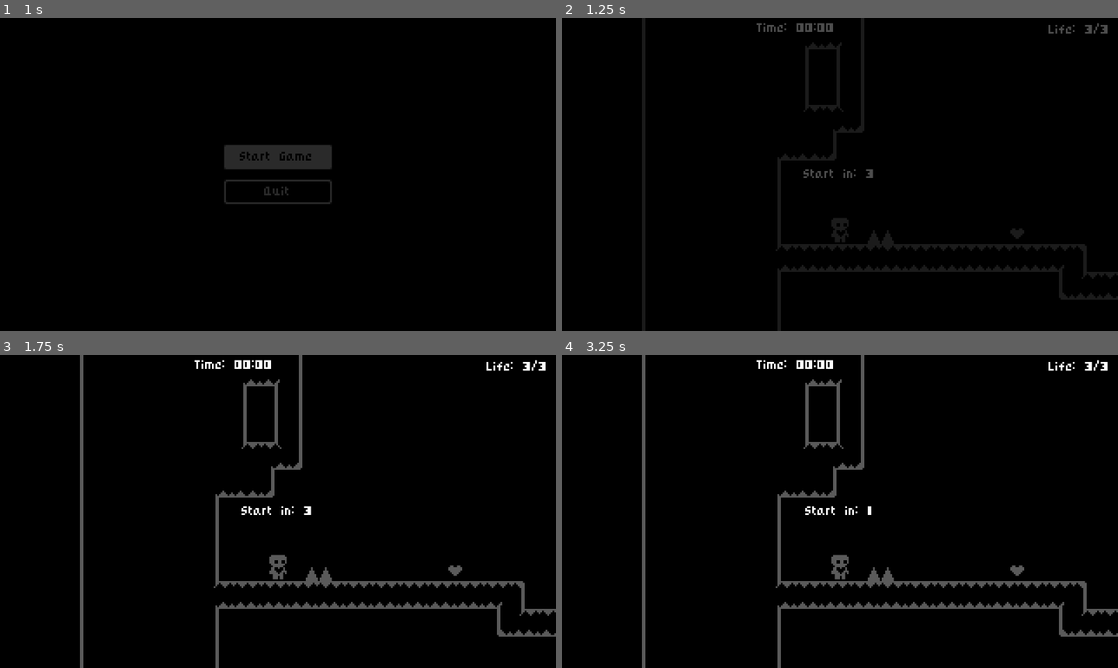
Above: before the commit, frames 1-4 (two rows, left to right).
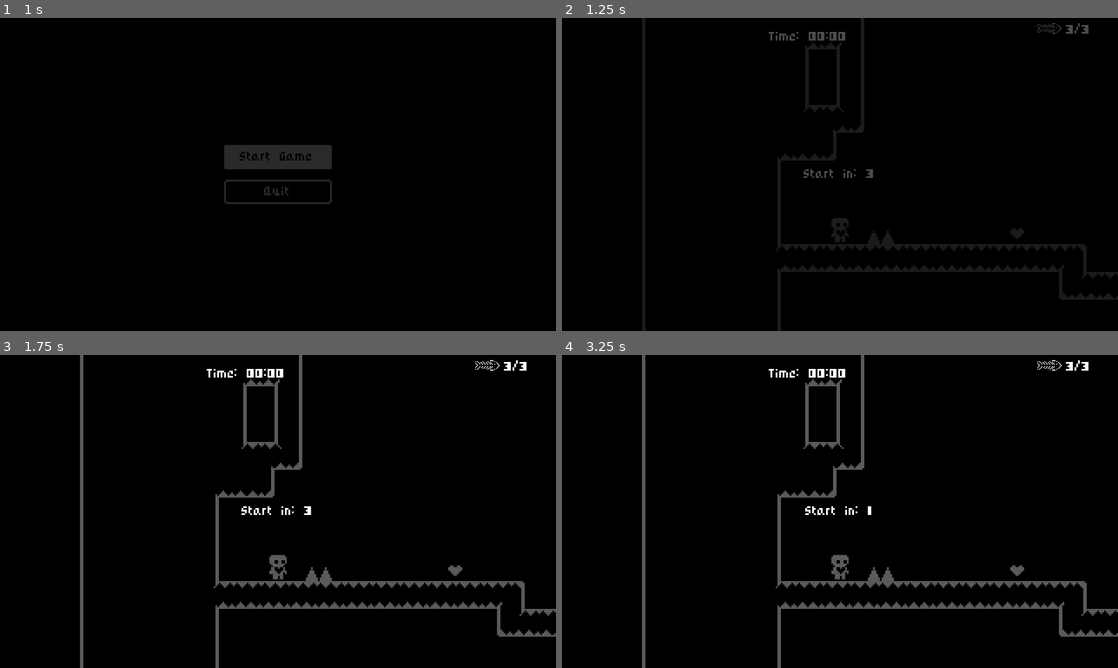
Above: after the commit, the same moments.

Repository: GreyCDevs/platformer-godot
Game: Godot game, scene res://scenes/ui/menu/start_menu.tscn
Two runs of this game, one before a commit and one after it. Both use one fixed random seed, a clock stepped at 60 frames per second and the inputs below.
Inputs:
- Up to frame 1 (1 s): click "Start Game" at 0.5 s
- Up to frame 2 (1.25 s): no input
- Up to frame 3 (1.75 s): hold Right (move_right) from 1.28 s (still down); tap Space (jump) at 1.52 s
- Up to frame 4 (3.25 s): tap Enter at 2 s; tap Space (jump) at 2.27, 2.75 s; release Right (move_right) at 2.78 s; hold Left (move_left) from 2.78 s (still down)

Frame 1 is identical in both runs. In frame 2, 0.6% of the frame differs, in the area x 35-99%, y 1-8%; in frame 3, 0.6%; in frame 4, 0.6%.

Commit message:
Used sardine as life counter

Diff:
--- a/scenes/world/world.gd
+++ b/scenes/world/world.gd
@@ -21,7 +21,7 @@
 	Events.level_completed.connect(show_level_completed)
 	Events.game_over.connect(show_game_over)
 	Events.life_lost.connect(handle_life_lost)
-	life_counter_label.text = "Life: %1d/%1d" % [GameState.player_lives, GameState.MAX_PLAYER_LIVES]
+	life_counter_label.text = "%1d/%1d" % [GameState.player_lives, GameState.MAX_PLAYER_LIVES]
 	get_tree().paused = true
 	animation_player.play("countdown")
 	await get_tree().create_timer(3.0).timeout
@@ -53,7 +53,7 @@
 	game_over.to_start_menu_button.grab_focus()
 
 func handle_life_lost() -> void:
-	life_counter_label.text = "Life: %1d/%1d" % [GameState.player_lives, GameState.MAX_PLAYER_LIVES]
+	life_counter_label.text = "%1d/%1d" % [GameState.player_lives, GameState.MAX_PLAYER_LIVES]
 
 func _on_timer_timeout() -> void:
 	time_passed += 1
--- a/scenes/world/world_template.tscn
+++ b/scenes/world/world_template.tscn
@@ -1,9 +1,10 @@
-[gd_scene load_steps=10 format=3 uid="uid://qvf4ea06wf2a"]
+[gd_scene load_steps=11 format=3 uid="uid://qvf4ea06wf2a"]
 
 [ext_resource type="Script" uid="uid://dcbwj3mc75n72" path="res://scenes/world/world.gd" id="1_wx2y6"]
 [ext_resource type="PackedScene" uid="uid://1rrvx57k2cva" path="res://scenes/player/player.tscn" id="2_dcncw"]
 [ext_resource type="PackedScene" uid="uid://m0amkyentqqi" path="res://scenes/ui/game_over/game_over.tscn" id="4_hkyxq"]
 [ext_resource type="PackedScene" uid="uid://romfrcc8qrho" path="res://scenes/ui/level/level_completed.tscn" id="5_vtms1"]
+[ext_resource type="PackedScene" uid="uid://dx021munrhlss" path="res://scenes/ui/icons/health/sardine_health.tscn" id="5_wx2y6"]
 [ext_resource type="PackedScene" uid="uid://bimx81jm3ddyv" path="res://scenes/tilemap/tilemap.tscn" id="6_k8b1u"]
 
 [sub_resource type="Animation" id="Animation_hkyxq"]
@@ -128,6 +129,8 @@
 offset_right = 33.0
 offset_bottom = 20.0
 text = "Time: 00:00"
+horizontal_alignment = 1
+vertical_alignment = 1
 
 [node name="LifeCounter" type="ColorRect" parent="CanvasLayer"]
 anchors_preset = 1
@@ -140,17 +143,24 @@
 size_flags_vertical = 0
 color = Color(1, 1, 1, 0)
 
-[node name="LifeCounterLabel" type="Label" parent="CanvasLayer/LifeCounter"]
+[node name="CenterContainer" type="CenterContainer" parent="CanvasLayer/LifeCounter"]
+layout_mode = 1
+anchors_preset = -1
+anchor_left = 0.0454545
+anchor_right = 0.954545
+anchor_bottom = 1.07143
+grow_horizontal = 2
+metadata/_edit_use_anchors_ = true
+
+[node name="LifeCounterLabel" type="Label" parent="CanvasLayer/LifeCounter/CenterContainer"]
 unique_name_in_owner = true
-layout_mode = 1
-anchors_preset = 15
-anchor_right = 1.0
-anchor_bottom = 1.0
-grow_horizontal = 2
-grow_vertical = 2
-text = "Life: 0/0"
+layout_mode = 2
+text = "0/0"
 horizontal_alignment = 1
 vertical_alignment = 1
+
+[node name="SardineHealth" parent="CanvasLayer/LifeCounter/CenterContainer" instance=ExtResource("5_wx2y6")]
+position = Vector2(2, 6)
 
 [node name="TimeCount" type="Timer" parent="CanvasLayer"]
 autostart = true
